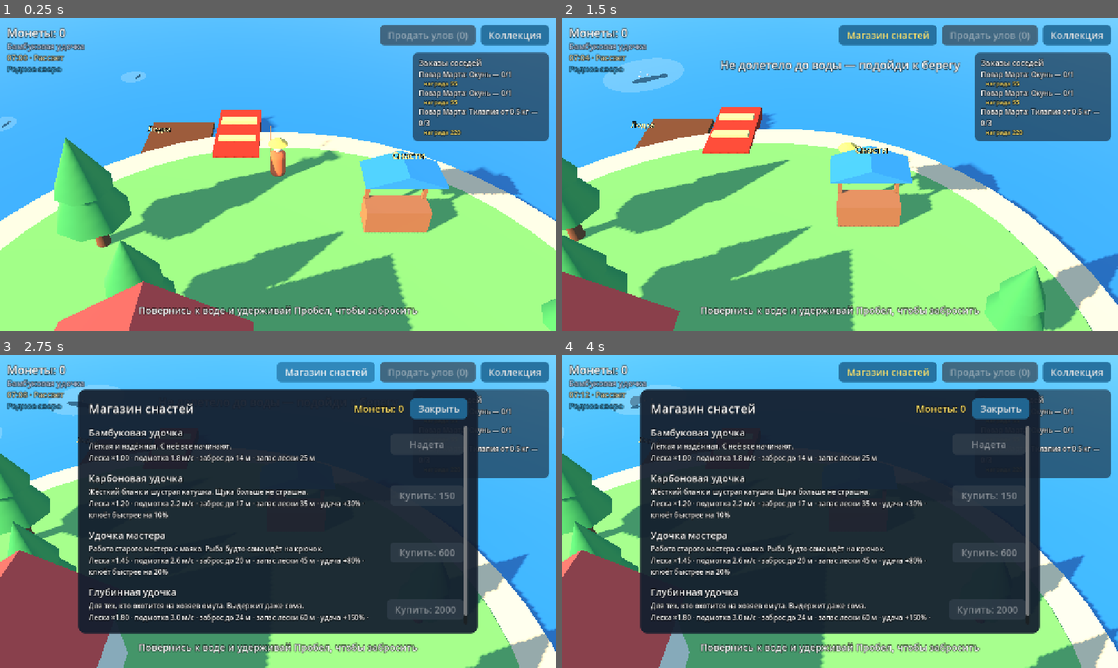
Above: before the commit, frames 1-4 (two rows, left to right).
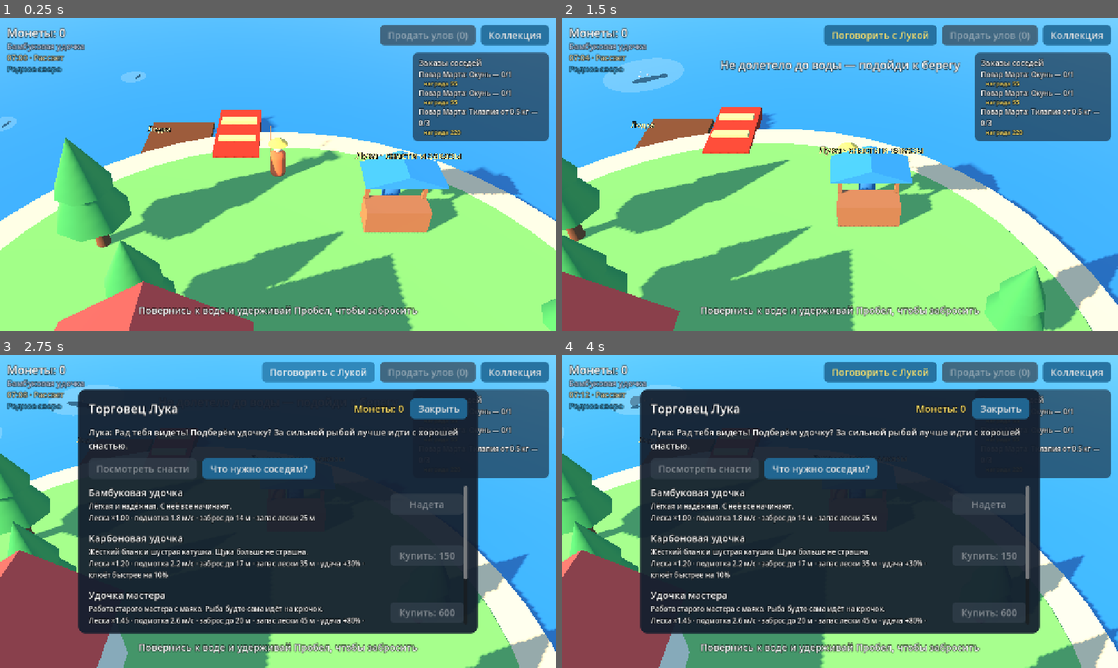
Above: after the commit, the same moments.

Repository: s-cryptor/fishing
Game: Godot game, scene res://scenes/main.tscn
Same seed, same stepped clock (60 frames per second), same inputs: the game is played once before the commit and once after it.
Inputs (mouse positions are in pixels of both pictures, inside the frame that each line leads up to):
- Up to frame 1 (0.25 s): no input
- Up to frame 2 (1.5 s): move the mouse to (962, 158) at 0.52 s; hold D (move_right) 0.53-1.28 s; hold E (interact) 0.53-1.28 s; click (962, 158) at 0.67 s; move the mouse to (728, 190) at 1.27 s; hold S (move_back) from 1.28 s (still down); tap Space (fish_action) at 1.35 s
- Up to frame 3 (2.75 s): tap E (interact) at 1.55 s; release S (move_back) at 2 s; click "Магазин снастей" (after the commit: "Поговорить с Лукой") at 2 s
- Up to frame 4 (4 s): click (823, 467) at 2.75 s, where only the run after the commit has a clickable "Что нужно соседям?"; click (706, 467) at 3.5 s, where only the run after the commit has a clickable "Посмотреть снасти"

The runs differ from the first frame. In frame 1, 0.4% of the frame differs, in the area x 63-83%, y 42-57%; in frame 2, 0.8%; in frame 3, 11%; in frame 4, 11%, in the area x 16-84%, y 2-87%.

Commit message:
feat: add Luka merchant dialogue and neighbor orders

Diff:
--- a/scenes/shop_stall.tscn
+++ b/scenes/shop_stall.tscn
@@ -25,6 +25,28 @@
 
 [sub_resource type="BoxShape3D" id="counter_shape"]
 size = Vector3(2.4, 1, 1)
+
+[sub_resource type="StandardMaterial3D" id="shirt_mat"]
+albedo_color = Color(0.18, 0.45, 0.65, 1)
+
+[sub_resource type="CapsuleMesh" id="body_mesh"]
+material = SubResource("shirt_mat")
+radius = 0.35
+height = 1.3
+
+[sub_resource type="StandardMaterial3D" id="skin_mat"]
+albedo_color = Color(0.85, 0.63, 0.43, 1)
+
+[sub_resource type="SphereMesh" id="head_mesh"]
+material = SubResource("skin_mat")
+radius = 0.28
+height = 0.56
+
+[sub_resource type="CylinderMesh" id="hat_mesh"]
+material = SubResource("wood_mat")
+top_radius = 0.3
+bottom_radius = 0.46
+height = 0.2
 
 [node name="ShopStall" type="Area3D"]
 script = ExtResource("1_stall")
@@ -58,6 +80,21 @@
 transform = Transform3D(1, 0, 0, 0, 1, 0, 0, 0, 1, 0, 3.3, 0)
 billboard = 1
 modulate = Color(1, 0.9, 0.5, 1)
-text = "Снасти"
+text = "Лука · снасти и заказы"
 font_size = 64
 outline_size = 12
+
+[node name="Luka" type="Node3D" parent="."]
+position = Vector3(0, 0, -1)
+
+[node name="Body" type="MeshInstance3D" parent="Luka"]
+position = Vector3(0, 0.75, 0)
+mesh = SubResource("body_mesh")
+
+[node name="Head" type="MeshInstance3D" parent="Luka"]
+position = Vector3(0, 1.65, 0)
+mesh = SubResource("head_mesh")
+
+[node name="Hat" type="MeshInstance3D" parent="Luka"]
+position = Vector3(0, 1.9, 0)
+mesh = SubResource("hat_mesh")
--- a/scenes/ui/hud.tscn
+++ b/scenes/ui/hud.tscn
@@ -83,7 +83,7 @@
 size_flags_vertical = 0
 focus_mode = 0
 theme_override_colors/font_color = Color(1, 0.88, 0.4, 1)
-text = "Магазин снастей"
+text = "Поговорить с Лукой"
 
 [node name="TravelButton" type="Button" parent="Root/TopBar"]
 unique_name_in_owner = true
@@ -410,7 +410,7 @@
 layout_mode = 2
 size_flags_horizontal = 3
 theme_override_font_sizes/font_size = 28
-text = "Магазин снастей"
+text = "Торговец Лука"
 
 [node name="ShopMoney" type="Label" parent="Root/ShopPanel/VBox/Header"]
 unique_name_in_owner = true
@@ -422,6 +422,28 @@
 layout_mode = 2
 focus_mode = 0
 text = "Закрыть"
+
+[node name="LukaGreeting" type="Label" parent="Root/ShopPanel/VBox"]
+unique_name_in_owner = true
+layout_mode = 2
+autowrap_mode = 3
+theme_override_font_sizes/font_size = 20
+
+[node name="LukaChoices" type="HBoxContainer" parent="Root/ShopPanel/VBox"]
+layout_mode = 2
+theme_override_constants/separation = 12
+
+[node name="LukaGearButton" type="Button" parent="Root/ShopPanel/VBox/LukaChoices"]
+unique_name_in_owner = true
+layout_mode = 2
+focus_mode = 0
+text = "Посмотреть снасти"
+
+[node name="LukaOrdersButton" type="Button" parent="Root/ShopPanel/VBox/LukaChoices"]
+unique_name_in_owner = true
+layout_mode = 2
+focus_mode = 0
+text = "Что нужно соседям?"
 
 [node name="Scroll" type="ScrollContainer" parent="Root/ShopPanel/VBox"]
 layout_mode = 2
--- a/scripts/ui/hud.gd
+++ b/scripts/ui/hud.gd
@@ -179,6 +179,9 @@
 
 
 func _open_shop() -> void:
+	var controller := get_tree().get_first_node_in_group(&"fishing_controller") as FishingController
+	if controller and controller.phase != FishingController.Phase.IDLE:
+		return
 	_collection.hide()
 	_shop.open()
 
--- a/scripts/ui/shop_panel.gd
+++ b/scripts/ui/shop_panel.gd
@@ -4,6 +4,9 @@
 
 @onready var _money_label: Label = %ShopMoney
 @onready var _list: VBoxContainer = %ShopList
+@onready var _greeting: Label = %LukaGreeting
+
+var _show_orders := false
 
 
 func _ready() -> void:
@@ -11,11 +14,20 @@
 	%ShopCloseButton.pressed.connect(hide)
 	GameState.money_changed.connect(func(_m: int) -> void: _refresh_if_visible())
 	GameState.gear_changed.connect(_refresh_if_visible)
+	GameState.orders_changed.connect(_refresh_if_visible)
+	%LukaGearButton.pressed.connect(_set_orders.bind(false))
+	%LukaOrdersButton.pressed.connect(_set_orders.bind(true))
 
 
 func open() -> void:
+	_show_orders = false
 	_rebuild()
 	show()
+
+
+func _set_orders(value: bool) -> void:
+	_show_orders = value
+	_rebuild()
 
 
 func _refresh_if_visible() -> void:
@@ -26,9 +38,33 @@
 func _rebuild() -> void:
 	_money_label.text = "Монеты: %d" % GameState.money
 	for child in _list.get_children():
+		_list.remove_child(child)
 		child.queue_free()
+	_greeting.text = "Лука: Соседи оставили заказы. Награду получишь сразу после поимки — рыба останется у тебя." if _show_orders else "Лука: Рад тебя видеть! Подберём удочку? За сильной рыбой лучше идти с хорошей снастью."
+	%LukaGearButton.disabled = not _show_orders
+	%LukaOrdersButton.disabled = _show_orders
+	if _show_orders:
+		for order in GameState.orders.orders:
+			_list.add_child(_make_order(order))
+		return
 	for rod in GameState.gear_catalog.rods:
 		_list.add_child(_make_row(rod))
+
+
+func _make_order(order: Dictionary) -> Control:
+	var box := VBoxContainer.new()
+	var title := Label.new()
+	title.text = OrderBook.describe(order, GameState.catalog)
+	title.autowrap_mode = TextServer.AUTOWRAP_WORD_SMART
+	box.add_child(title)
+	var fish := GameState.catalog.get_fish(StringName(order["fish_id"]))
+	var info := Label.new()
+	info.text = "Награда: %d монет · %s\nКлюёт: %s" % [int(order["reward"]),
+			"Родное озеро" if &"lake" in fish.habitats else "Мангровые отмели", DayTime.describe(fish.active_times)]
+	info.add_theme_font_size_override("font_size", 18)
+	info.autowrap_mode = TextServer.AUTOWRAP_WORD_SMART
+	box.add_child(info)
+	return box
 
 
 func _make_row(rod: GearStats) -> Control:
--- a/scripts/world/shop_stall.gd
+++ b/scripts/world/shop_stall.gd
@@ -1,7 +1,6 @@
 class_name ShopStall
 extends Area3D
-## Прилавок торговца снастями. Пока игрок рядом, в HUD доступен магазин.
-## Позже здесь будет NPC с диалогом.
+## Прилавок Луки: рядом доступны разговор, снасти и заказы соседей.
 
 @export var hud: Hud
 
--- a/tests/test_boat_travel.gd
+++ b/tests/test_boat_travel.gd
@@ -34,6 +34,24 @@
 	await create_timer(1.2).timeout
 	_check(controller.water.habitat_id() == &"lake" and player.position.x < 0 and player.can_move,
 			"обратный путь возвращает домой и разблокирует ходьбу")
+	player.position = Vector3(4.5, 0.6, -4)
+	await create_timer(0.2).timeout
+	var event := InputEventAction.new()
+	event.action = &"interact"
+	event.pressed = true
+	Input.parse_input_event(event)
+	await process_frame
+	var shop: Control = hud.get_node("Root/ShopPanel")
+	_check(shop.visible and hud.is_modal_open(), "у прилавка открывается разговор с Лукой")
+	shop.get_node("VBox/LukaChoices/LukaOrdersButton").pressed.emit()
+	_check(shop.get_node("VBox/Scroll/ShopList").get_child_count() == state.orders.orders.size(),
+			"Лука показывает все актуальные заказы")
+	shop.get_node("VBox/LukaChoices/LukaGearButton").pressed.emit()
+	_check(shop.get_node("VBox/Scroll/ShopList").get_child_count() == state.gear_catalog.rods.size(),
+			"из разговора доступны все удочки")
+	player.position = Vector3.ZERO
+	await create_timer(0.2).timeout
+	_check(not shop.visible, "разговор закрывается при уходе от прилавка")
 	scene.queue_free()
 	await process_frame
 	quit(1 if _failures else 0)
Not shown, changed: AGENTS.md
